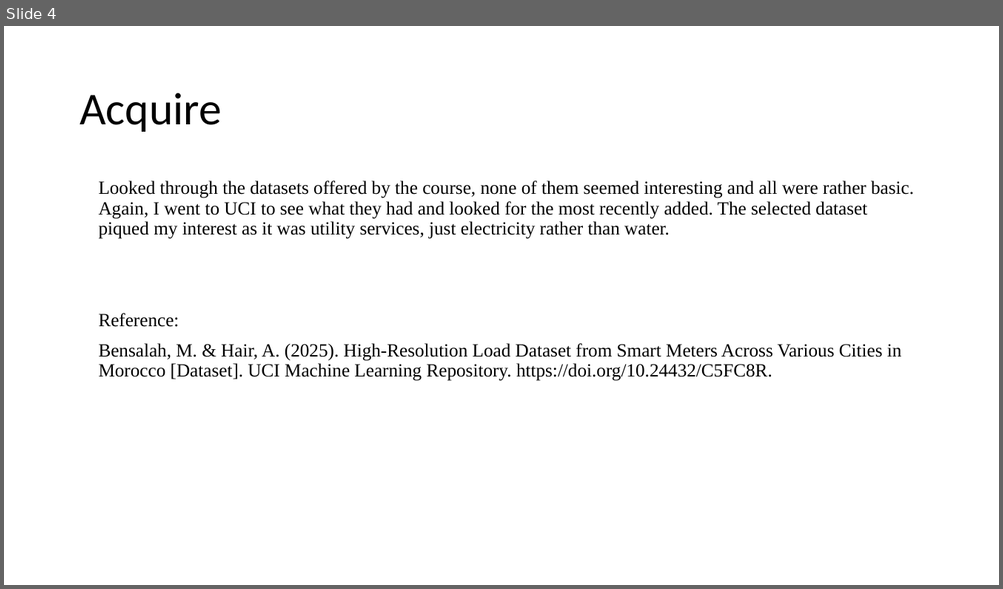
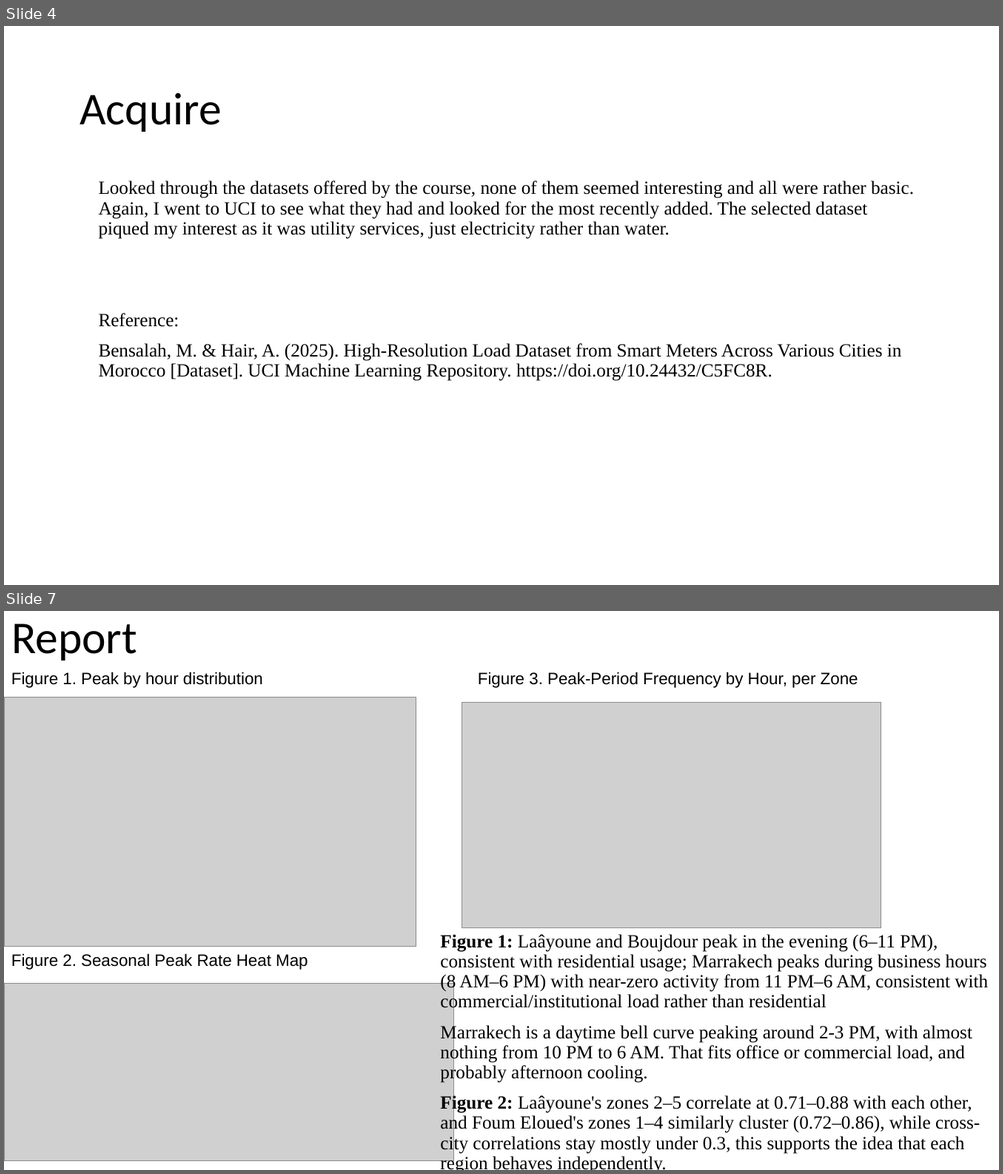
Before and after one commit to Foxman301/ANA500Project, a slide deck: ANA500_Micro-Project_JonathanEspedal.pptx. Shown one above the other, each under a label of ours: slide 4 before the commit, slides 4 and 7 after it; the slides between them are not shown. The pictures are 1003x589 and 1003x1174 pixels, drawn with LibreOffice and Linux fonts; fonts in the diff are those of the drawing; grey boxes stand for pictures. Boxes give left, top, right and bottom in pixels: in the first picture for what was removed or moved away, otherwise in the second. Text is boxed around its words. In the diff, an @@ line names an element or a change of style, - is before the commit and + after.

```diff
--- a/ANA500_Micro-Project_JonathanEspedal.pptx
+++ b/ANA500_Micro-Project_JonathanEspedal.pptx
@@ slide 7 added at (x1=4, y1=611, x2=999, y2=1170), background #FFFFFF @@
@@ title added at (x1=11, y1=624, x2=137, y2=661), 44 pt, text #000000 @@
+Report
@@ text added at (x1=11, y1=672, x2=307, y2=970), 16 pt, text #000000 @@
+Figure 1. Peak by hour distribution
+Figure 2. Seasonal Peak Rate Heat Map
@@ text added at (x1=478, y1=672, x2=858, y2=688), 16 pt, text #000000 @@
+Figure 3. Peak-Period Frequency by Hour, per Zone
@@ picture added at (x1=4, y1=698, x2=416, y2=947) @@
@@ picture added at (x1=462, y1=702, x2=881, y2=928) @@
@@ text added at (x1=440, y1=934, x2=987, y2=1170), 18 pt, text #000000 @@
+Figure 1: Laâyoune and Boujdour peak in the evening (6–11 PM), consistent with residential usage; Marrakech peaks during business hours (8 AM–6 PM) with near-zero activity from 11 PM–6 AM, consistent with commercial/institutional load rather than residential
+Marrakech is a daytime bell curve peaking around 2-3 PM, with almost nothing from 10 PM to 6 AM. That fits office or commercial load, and probably afternoon cooling.
+Figure 2: Laâyoune's zones 2–5 correlate at 0.71–0.88 with each other, and Foum Eloued's zones 1–4 similarly cluster (0.72–0.86), while cross-city correlations stay mostly under 0.3, this supports the idea that each region behaves independently.
@@ picture added at (x1=4, y1=984, x2=454, y2=1162) @@
```
Also in this commit, not shown: 3 slides changed, 2 other slides added, 1 slide removed, 1 other file.
